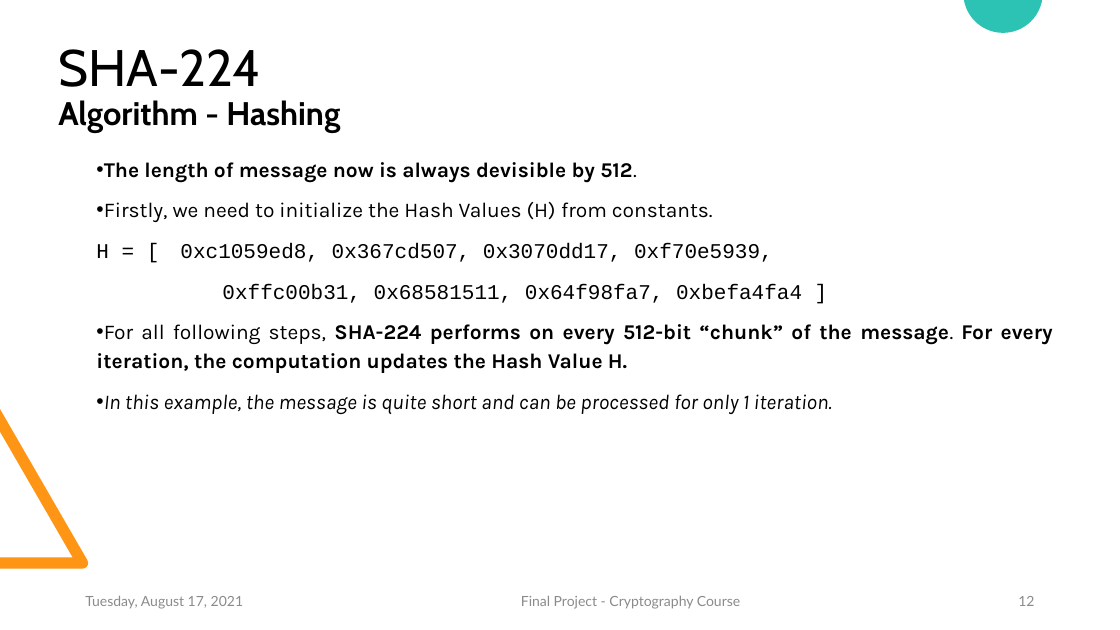
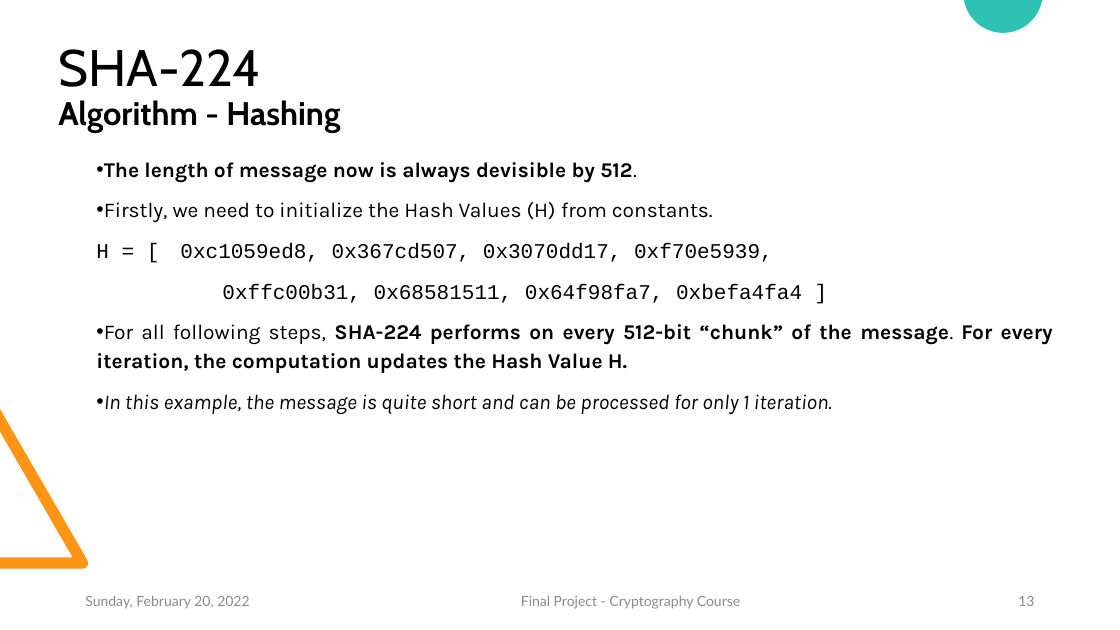
Before and after one commit to ldtanh/HCMUS-UCBL1.Master.Cryptography.SHA224-HMAC-HKDF, a slide deck: slide 13 of ppt.pptx (slide 12 before the commit). Drawn at 1120x630 pixels with LibreOffice and Linux fonts; fonts in the diff are those of the drawing. Boxes give left, top, right and bottom in pixels: in the first picture for what was removed or moved away, otherwise in the second. Text is boxed around its words. In the diff, an @@ line names an element or a change of style, - is before the commit and + after.

```diff
--- a/ppt.pptx
+++ b/ppt.pptx
@@ text at (85,596,249,609): text changed @@
-Tuesday, August 17, 2021
+Sunday, February 20, 2022
@@ page number at (1018,596,1034,606): text changed @@
-12
+13
```
Also in this commit, not shown: 44 other slides changed, 1 slide added, 1 other file.
